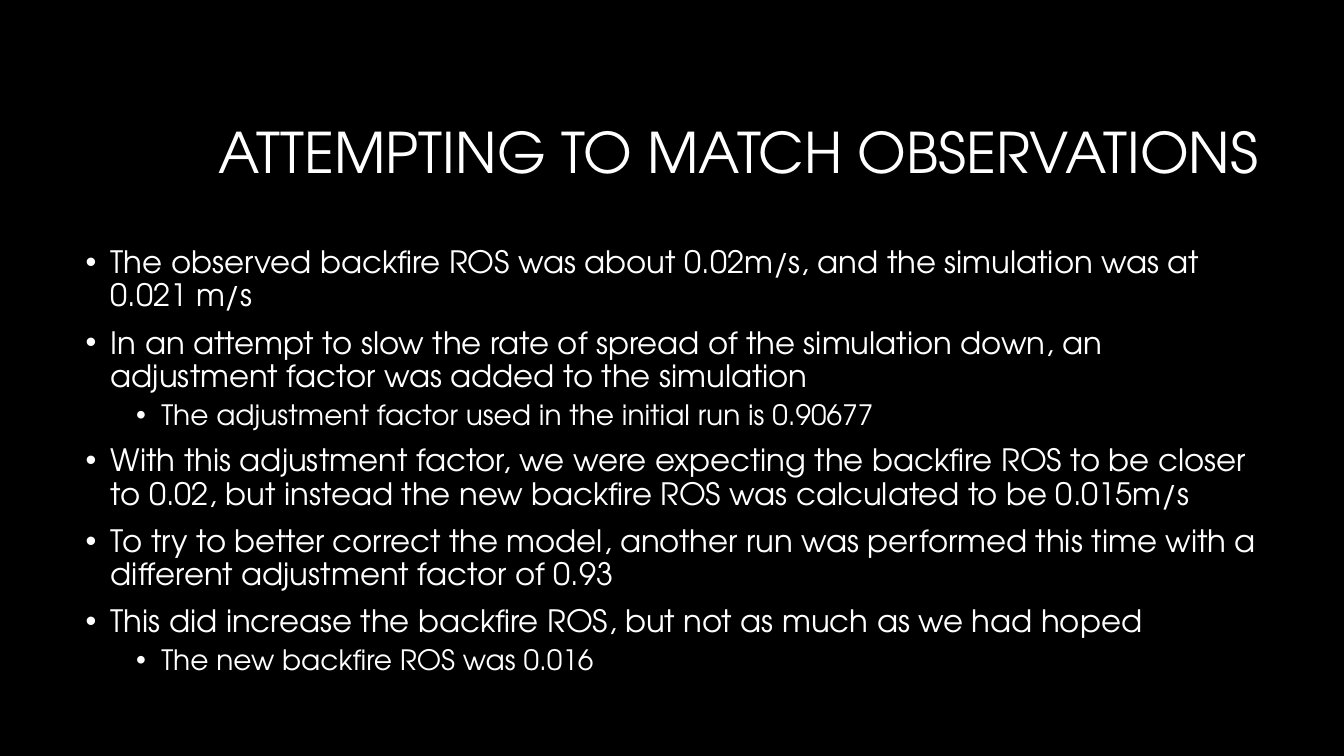
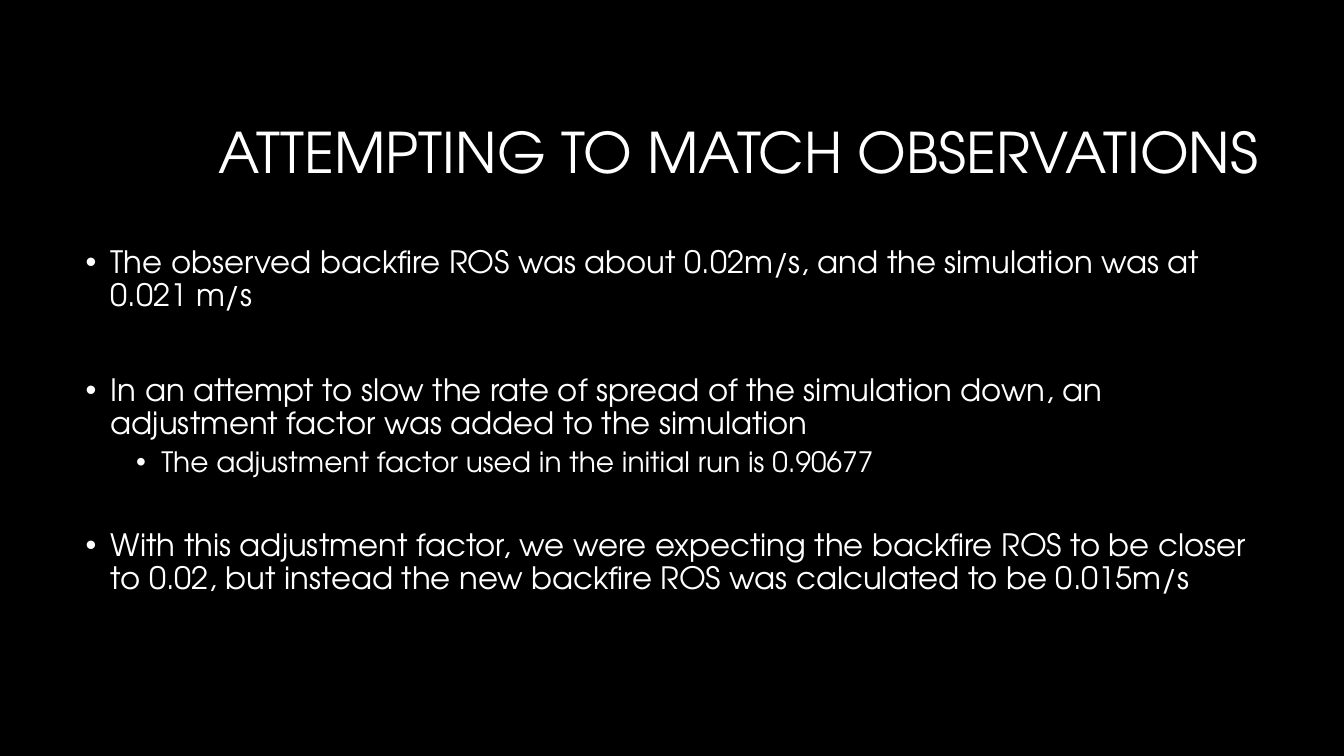
Before and after one commit to Jeremy-Benik/Meeting_Notes, a slide deck: slide 4 of Presentations/Adjustment_Factors.pptx. Drawn at 1344x756 pixels with LibreOffice and Linux fonts; fonts in the diff are those of the drawing; background and template pictures are left out. Boxes give left, top, right and bottom in pixels: in the first picture for what was removed or moved away, otherwise in the second. Text is boxed around its words. In the diff, an @@ line names an element or a change of style, - is before the commit and + after.

```diff
--- a/Presentations/Adjustment_Factors.pptx
+++ b/Presentations/Adjustment_Factors.pptx
@@ text at (111,529,1256,671): paragraphs removed @@
-• To try to better correct the model, another run was performed this time with a different adjustment factor of 0.93
-• This did increase the backfire ROS, but not as much as we had hoped
-  • The new backfire ROS was 0.016
```
Also in this commit, not shown: 2 other slides changed, 2 slides added, 2 other files.
